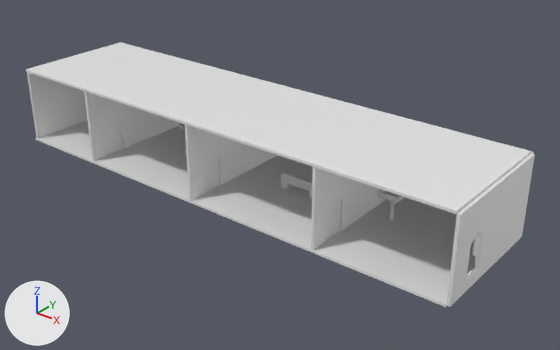
An edit to the Blender file Game/Assets/Our Assets/Models/FirstFloors.blend, drawn before and after from the same camera.
The view is the same before and after, from a 50 mm lens placed at (180.6, -211.2, 104.2), pointed at (13.2, -2.0, -25.6). The lights are fixed; the arrows at lower left show +X, +Y and +Z.
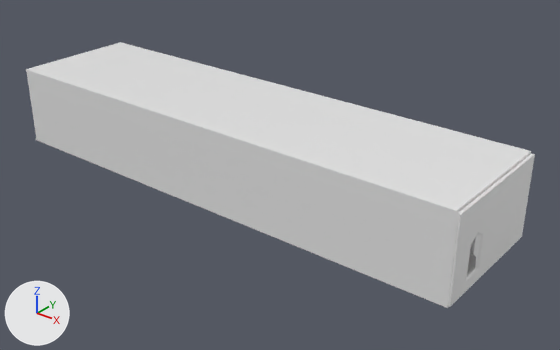
The newer file is also rescaled (x0.5), turned or shifted as a whole; pictures and numbers use the older file's frame.

What differs and where, as boxes [x1, y1, x2, y2] in the pictures (560 x 350 px):
```json
{"object": "Cube.020", "change": "moved", "before": [278, 151, 534, 215], "after": [26, 71, 460, 308]}
{"object": "Cube.018", "change": "unchanged, covered by the edit", "before": [36, 120, 475, 307], "after": [36, 139, 475, 274]}
{"object": "Cube.022", "change": "unchanged, covered by the edit", "before": [185, 125, 277, 200]}
{"object": "Cube.023", "change": "unchanged, covered by the edit", "before": [311, 167, 386, 250]}
{"object": "Cube.021", "change": "unchanged, covered by the edit", "before": [84, 91, 179, 161]}
```

Scene script edits in JSON lines:
```json
{"op": "set", "path": "ob_cube_020.location", "old": "(0.0, 20.3, -19.4)", "new": "(0.0, -31.6, -19.4)"}
```
